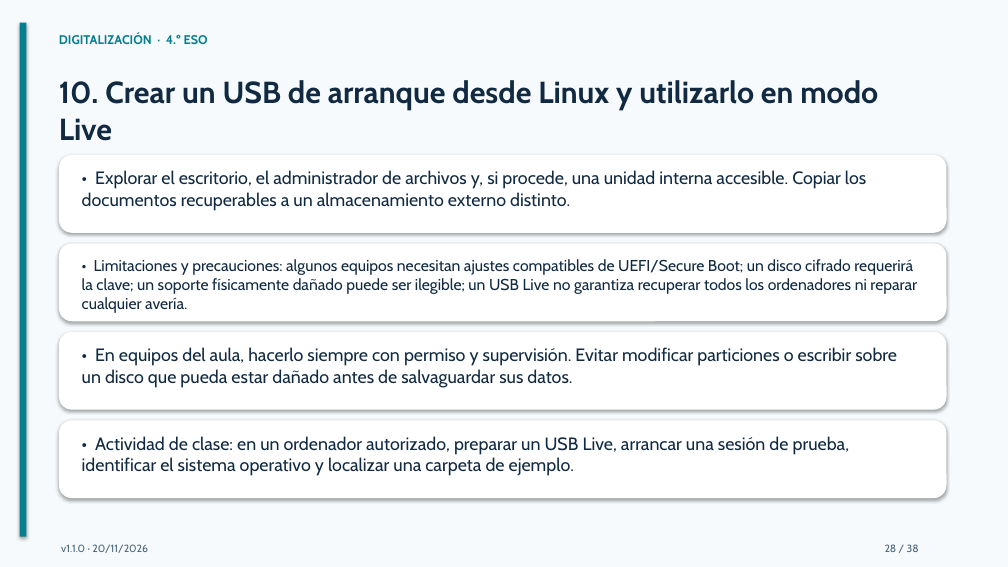
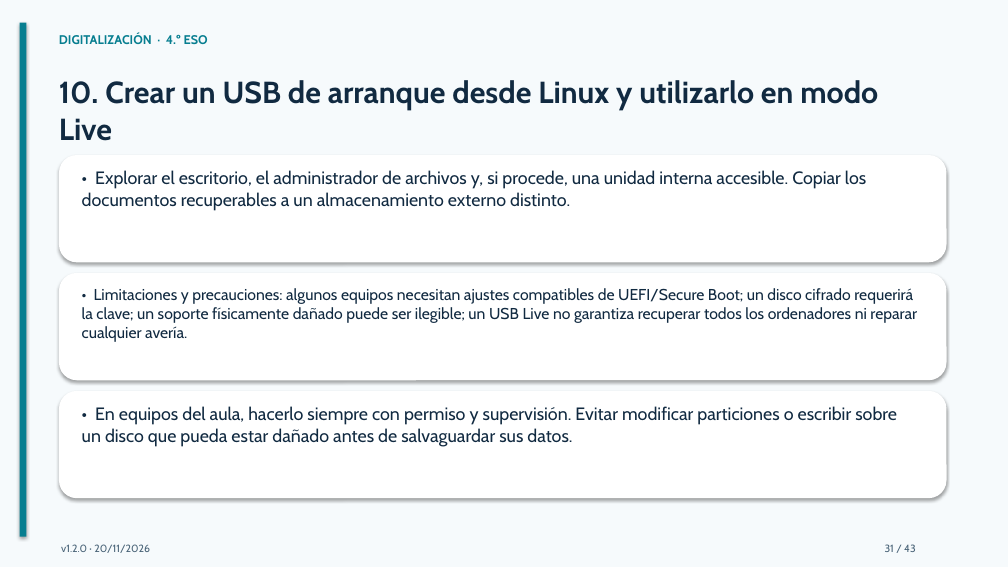
Before and after one commit to bitschips/digitaliza4, a slide deck: slide 31 of temas/tema-02-sistemas-operativos/presentaciones/tema-02-sistemas-operativos.pptx (slide 28 before the commit). Drawn at 1008x567 pixels with LibreOffice and Linux fonts; fonts in the diff are those of the drawing. Boxes give left, top, right and bottom in pixels: in the first picture for what was removed or moved away, otherwise in the second. Text is boxed around its words. In the diff, an @@ line names an element or a change of style, - is before the commit and + after.

```diff
--- a/temas/tema-02-sistemas-operativos/presentaciones/tema-02-sistemas-operativos.pptx
+++ b/temas/tema-02-sistemas-operativos/presentaciones/tema-02-sistemas-operativos.pptx
@@ rounded rectangle: place and size @@
-rounded rectangle at (59,155,947,233)
+rounded rectangle at (59,155,947,262)
@@ rounded rectangle: place and size @@
-rounded rectangle at (59,243,947,321)
+rounded rectangle at (59,273,947,380)
@@ text "• Limitaciones y precauciones: algunos ...": place and size @@
-text "• Limitaciones y precauciones: algunos ..." at (82,259,917,313)
+text "• Limitaciones y precauciones: algunos ..." at (82,288,917,342)
@@ rounded rectangle: place and size @@
-rounded rectangle at (59,332,947,410)
+rounded rectangle at (59,391,947,498)
@@ text "• En equipos del aula, ...": place and size @@
-text "• En equipos del aula, ..." at (82,347,897,388)
+text "• En equipos del aula, ..." at (82,406,897,447)
@@ rounded rectangle removed at (59,420,947,498) @@
@@ text removed at (82,436,850,476) @@
-• Actividad de clase: en un ordenador autorizado, preparar un USB Live, arrancar una sesión de prueba, identificar el sistema operativo y localizar una carpeta de ejemplo.
@@ text at (61,544,150,553): text changed @@
-v1.1.0 · 20/11/2026
+v1.2.0 · 20/11/2026
@@ text at (885,544,916,552): text changed @@
-28 / 38
+31 / 43
```
Also in this commit, not shown: 37 other slides changed, 5 slides added, 2 other files.
